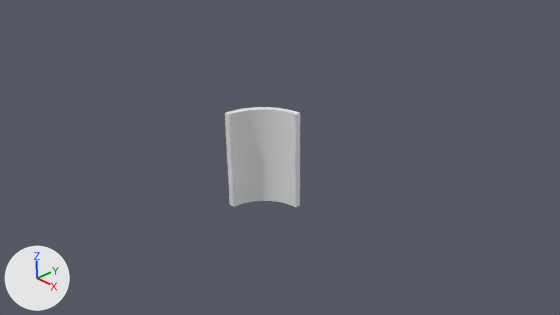
Two versions of the Blender file Assets/Models/Ring Part.blend, one commit apart.
One viewpoint serves both versions: the file's camera 'Camera'. Every picture has the same lights, and +X, +Y and +Z are marked at lower left.

Script lines for the objects in view, before the commit:
```python
me_cylinder_001 = bpy.data.meshes.new('Cylinder.001')
me_cylinder_001.from_pydata(...)  # 132 vertices, 130 faces; spans x -1.0..0.0, y 0.0..1.0, z -1.0..1.0
ob_cylinder = bpy.data.objects.new('Cylinder', me_cylinder_001)
ob_cylinder.location = (0.0, 0.0, 0.0)
```
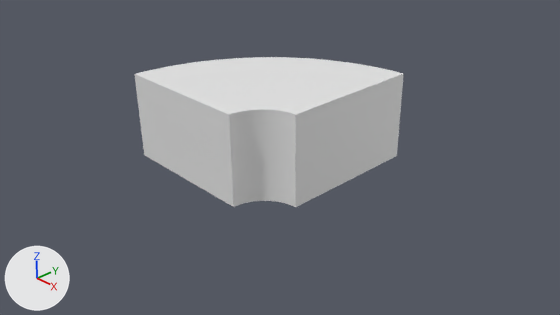
What differs and where, as boxes (x1, y1, x2, y2) in the pictures (560 x 315 px):
'Cylinder', reshaped (257% wider, 50% taller): before (225, 107, 300, 207); after (134, 57, 404, 207)

The change, as a list of edits to the scene's bpy script:
```text
Change me_cylinder_001:
    used by ob_cylinder; location = (0.0, 0.0, 0.0)
    remove me_cylinder_001.from_pydata(...)  # 132 vertices, 130 faces; spans x -1.0..0.0, y 0.0..1.0, z -1.0..1.0
    add me_cylinder_001.from_pydata(...)  # 198 vertices, 196 faces; spans x -4.19..0.0, y 0.0..4.19, z -1.0..1.0
    me_cylinder_001 part 1
    4 vertices are removed from x -1.0..0.0, y 0.0..1.0, z -1.0..1.0
    38 faces are deleted
    12 vertices in x -0.97..-0.8, y 0.24..0.6, z -1.0..1.0 move by (-0.02, 0.01, 0.0)
    12 vertices in x -0.86..-0.51, y 0.51..0.86, z -1.0..1.0 move by (-0.02, 0.02, 0.0)
    12 vertices in x -0.6..-0.24, y 0.8..0.97, z -1.0..1.0 move by (-0.01, 0.02, 0.0)
    8 vertices in x -1.0..-0.98, y 0.05..0.2, z -1.0..1.0 move by (-0.02, 0.0, 0.0)
    8 vertices in x -0.2..-0.05, y 0.98..1.0, z -1.0..1.0 move by (0.0, 0.02, 0.0)
    4 vertices in x -0.92..-0.9, y 0.38..0.43, z -1.0..1.0 move by (-0.03, 0.01, 0.0)
    6 vertices move from x -0.71..-0.38, y 0.71..0.92, z -1.0..1.0 to x -0.72..-0.39, y 0.72..0.95, z -1.0..1.0
    35 vertices are added at x -4.19..0.0, y 0.0..4.19, z -1.0
    35 new vertices lie (0.0, 0.0, 2.0) away from vertices in x -4.19..0.0, y 0.0..4.19, z -1.0
    104 new faces join them
```
